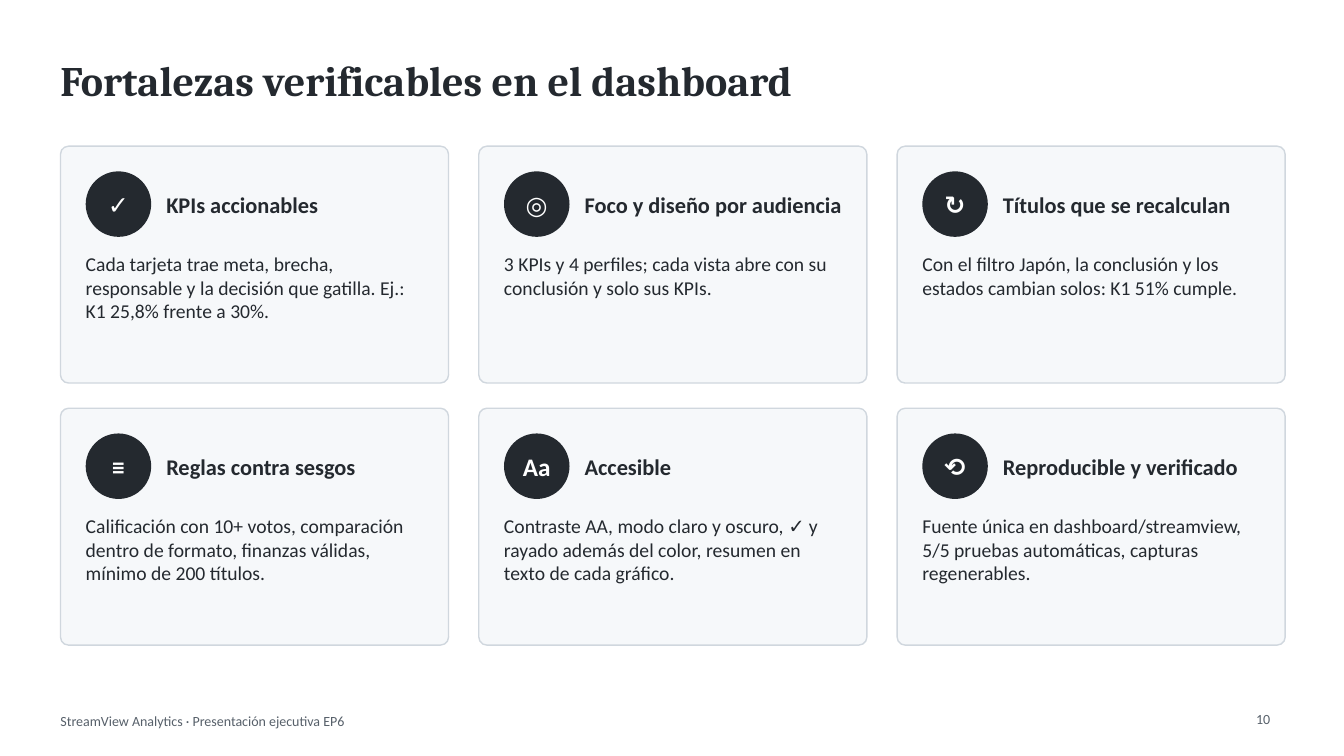
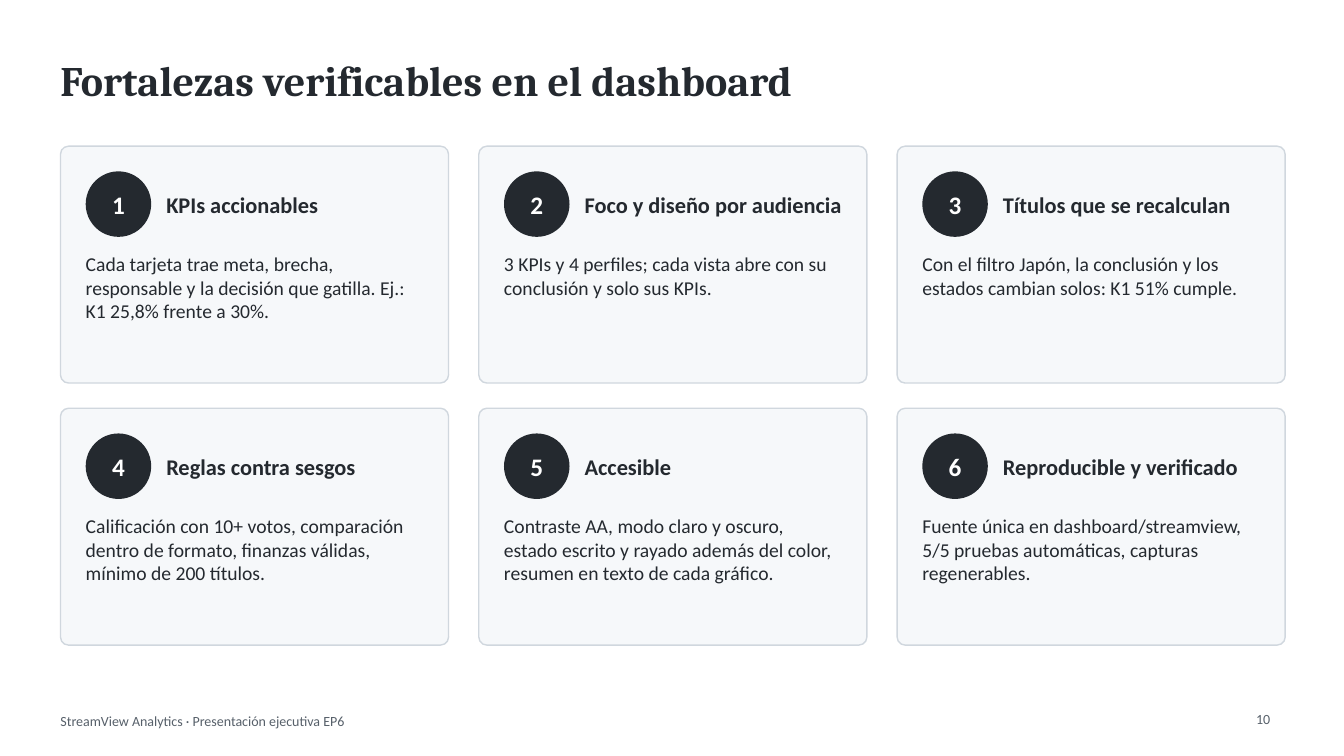
Before and after one commit to francarrascoo/StreamView_Analytics, a slide deck: slide 10 of entregables/Presentacion_EP6_StreamView_Analytics.pptx. Drawn at 1344x756 pixels with LibreOffice and Linux fonts; fonts in the diff are those of the drawing. Boxes give left, top, right and bottom in pixels: in the first picture for what was removed or moved away, otherwise in the second. Text is boxed around its words. In the diff, an @@ line names an element or a change of style, - is before the commit and + after.

Commit message:
Estados de KPI sin símbolos y entregables actualizados

```diff
--- a/entregables/Presentacion_EP6_StreamView_Analytics.pptx
+++ b/entregables/Presentacion_EP6_StreamView_Analytics.pptx
@@ text at box(112, 197, 125, 214): text changed @@
-✓
+1
@@ text at box(530, 197, 543, 214): text changed @@
-◎
+2
@@ text at box(949, 197, 962, 214): text changed @@
-↻
+3
@@ text at box(112, 459, 125, 476): text changed @@
-≡
+4
@@ text at box(530, 459, 543, 476): text changed @@
-Aa
+5
@@ text at box(949, 458, 962, 476): text changed @@
-⟲
+6
@@ text at box(504, 519, 831, 584): text changed @@
-Contraste AA, modo claro y oscuro, ✓ y rayado además del color, resumen en texto de cada gráfico.
+Contraste AA, modo claro y oscuro, estado escrito y rayado además del color, resumen en texto de cada gráfico.
```
Also in this commit, not shown: 4 other slides changed, 6 other files.
